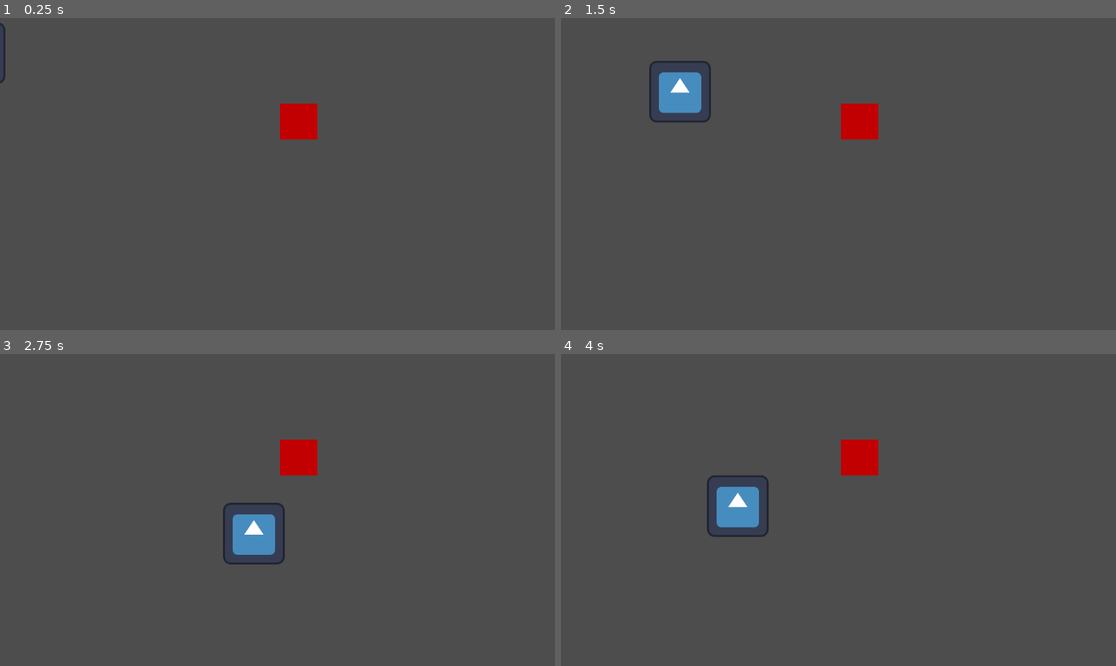
Above: before the commit, frames 1-4 (two rows, left to right).
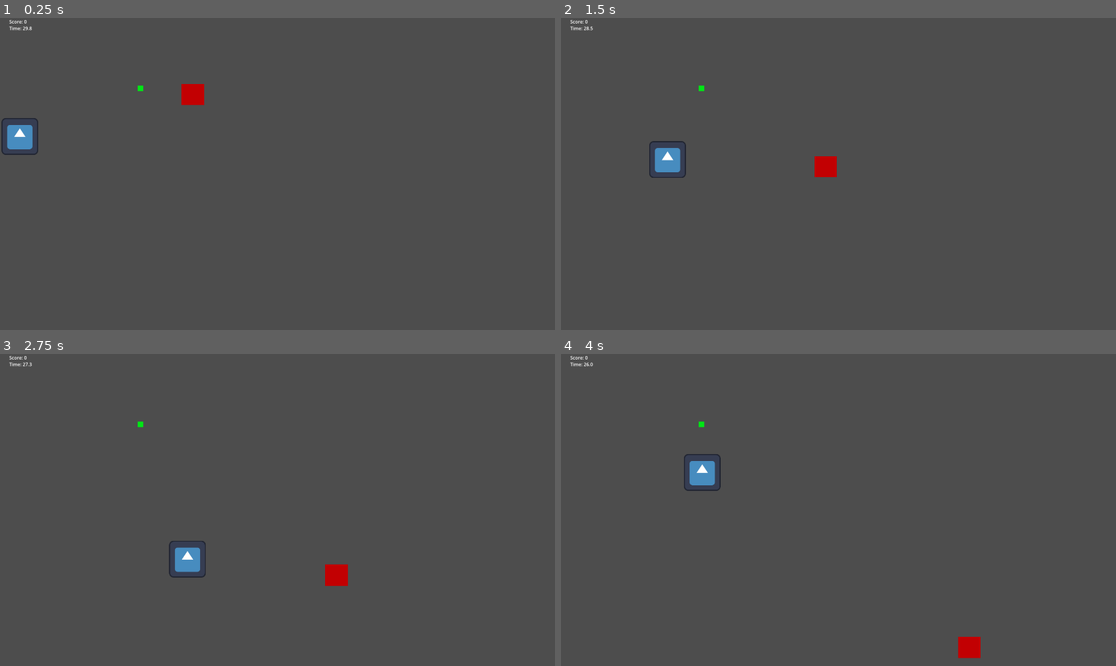
Above: after the commit, the same moments.

Repository: dtrvanwilder/needle-project
Game: Godot game, scene res://world.tscn
The game is run twice, just before and just after one commit, with the same random seed, the same clock (stepped at 60 frames per second) and the same inputs. The engine's default icon, where the game draws it, is replaced by a stand-in: a white triangle on a blue panel in a dark square.
Inputs:
- Up to frame 1 (0.25 s): no input
- Up to frame 2 (1.5 s): hold Right (ui_right) 0.53-1.28 s; hold Down (ui_down) from 1.28 s (still down)
- Up to frame 3 (2.75 s): release Down (ui_down) at 2.03 s; hold Right (ui_right) from 2.03 s (still down)
- Up to frame 4 (4 s): release Right (ui_right) at 2.78 s; hold Up (ui_up) 2.78-3.53 s; hold Left (ui_left) from 3.53 s (still down)

The runs differ from the first frame. In frame 1, 1.7% of the frame differs, in the area x 0-58%, y 0-44%; in frame 2, 2.9%; in frame 3, 2.9%, in the area x 1-63%, y 0-75%; in frame 4, 2.9%.

Commit message:
feat: level 1 gameplay loop - bouncing walls and food respawn

Diff:
--- /dev/null
+++ b/food.gd
@@ -0,0 +1,20 @@
+extends Area2D
+
+var score = 0
+
+func _on_body_entered(body):
+	if body.name == "Player":
+		score += 1
+		body.speed += 25
+
+		# UPDATE THE UI
+		get_node("/root/World/CanvasLayer/ScoreLabel").text = "Score: " + str(score)
+
+		# DYNAMIC RESPAWN
+		# 1. Ask the window EXACTLY how big it is right now
+	# Get the window size
+	var new_x = randf_range(100, 1100)
+	var new_y = randf_range(100, 650)
+
+# Use 'global_position' instead of just 'position' to be safe
+	global_position = Vector2(new_x, new_y)
--- a/project.godot
+++ b/project.godot
@@ -15,6 +15,11 @@
 config/features=PackedStringArray("4.6", "Forward Plus")
 config/icon="res://icon.svg"
 
+[display]
+
+window/size/viewport_width=1920
+window/size/viewport_height=1080
+
 [physics]
 
 3d/physics_engine="Jolt Physics"
--- /dev/null
+++ b/wall.gd
@@ -0,0 +1,20 @@
+extends StaticBody2D
+
+var velocity = Vector2(200, 200)
+var screen_size
+
+func _ready():
+	# Get the "Subnet Range" (the window size)
+	screen_size = get_viewport_rect().size
+
+func _physics_process(delta):
+	# 1. Move the block
+	position += velocity * delta
+
+	# 2. Bounce off the Left/Right walls
+	if position.x < 0 or position.x > screen_size.x:
+		velocity.x *= -1
+
+	# 3. Bounce off the Top/Bottom walls
+	if position.y < 0 or position.y > screen_size.y:
+		velocity.y *= -1
--- /dev/null
+++ b/world.gd
@@ -0,0 +1,11 @@
+extends Node2D
+
+func _process(_delta):
+	# Access the Timer node and the Label node
+	# str() converts the number to text, stepify() rounds it to one decimal
+	var time_left = $Timer.time_left
+	$CanvasLayer/TimerLabel.text = "Time: " + str(snapped($Timer.time_left, 0.1))
+
+func _on_timer_timeout():
+	print("GAME OVER! Time is up.")
+	# You can add logic here later, like stopping the game!
--- a/world.tscn
+++ b/world.tscn
@@ -1,7 +1,10 @@
 [gd_scene format=3 uid="uid://bgi7avfxwgaap"]
 
+[ext_resource type="Script" uid="uid://bci77dja166q" path="res://world.gd" id="1_036b0"]
 [ext_resource type="Script" uid="uid://chxxjk2l0nlb5" path="res://player.gd" id="1_fj7yv"]
 [ext_resource type="Texture2D" uid="uid://c6s6h7h2lh8jc" path="res://icon.svg" id="2_tlwt5"]
+[ext_resource type="Script" uid="uid://x32hcqrmyxmp" path="res://wall.gd" id="3_aqk2v"]
+[ext_resource type="Script" uid="uid://b74t537206gm3" path="res://food.gd" id="3_tlwt5"]
 
 [sub_resource type="RectangleShape2D" id="RectangleShape2D_aqk2v"]
 size = Vector2(126, 126)
@@ -9,19 +12,25 @@
 [sub_resource type="RectangleShape2D" id="RectangleShape2D_fj7yv"]
 size = Vector2(80, 77)
 
+[sub_resource type="RectangleShape2D" id="RectangleShape2D_036b0"]
+size = Vector2(19, 18)
+
 [node name="World" type="Node2D" unique_id=1571452066]
+scale = Vector2(0.99483097, 1)
+script = ExtResource("1_036b0")
 
 [node name="Player" type="CharacterBody2D" parent="." unique_id=216144225]
 script = ExtResource("1_fj7yv")
 
 [node name="CollisionShape2D" type="CollisionShape2D" parent="Player" unique_id=1671463374]
-position = Vector2(-53, 73)
+position = Vector2(69, 410)
 shape = SubResource("RectangleShape2D_aqk2v")
 
 [node name="Sprite2D" type="Sprite2D" parent="Player/CollisionShape2D" unique_id=823420898]
 texture = ExtResource("2_tlwt5")
 
 [node name="Wall" type="StaticBody2D" parent="." unique_id=2066378095]
+script = ExtResource("3_aqk2v")
 
 [node name="CollisionShape2D" type="CollisionShape2D" parent="Wall" unique_id=1315389622]
 position = Vector2(620, 214.5)
@@ -33,3 +42,41 @@
 offset_right = 39.0
 offset_bottom = 37.5
 color = Color(0.7602371, 0, 0.0076991874, 1)
+
+[node name="Food" type="Area2D" parent="." unique_id=1609778237]
+script = ExtResource("3_tlwt5")
+
+[node name="ColorRect" type="ColorRect" parent="Food" unique_id=123046290]
+offset_left = 479.0
+offset_top = 234.0
+offset_right = 499.0
+offset_bottom = 254.0
+color = Color(0, 0.9071993, 0.083283596, 1)
+
+[node name="CollisionShape2D" type="CollisionShape2D" parent="Food" unique_id=2105100270]
+position = Vector2(489, 244)
+shape = SubResource("RectangleShape2D_036b0")
+
+[node name="CanvasLayer" type="CanvasLayer" parent="." unique_id=1853092874]
+
+[node name="ScoreLabel" type="Label" parent="CanvasLayer" unique_id=499518087]
+offset_left = 32.0
+offset_top = 1.0
+offset_right = 121.0
+offset_bottom = 29.0
+text = "Score: 0"
+
+[node name="TimerLabel" type="Label" parent="CanvasLayer" unique_id=1404985449]
+offset_left = 32.0
+offset_top = 24.0
+offset_right = 109.0
+offset_bottom = 51.0
+text = "30"
+
+[node name="Timer" type="Timer" parent="." unique_id=1758895761]
+wait_time = 30.0
+one_shot = true
+autostart = true
+
+[connection signal="body_entered" from="Food" to="Food" method="_on_body_entered"]
+[connection signal="timeout" from="Timer" to="." method="_on_timer_timeout"]
Not shown, added: food.gd.uid
Not shown, added: wall.gd.uid
Not shown, added: world.gd.uid
